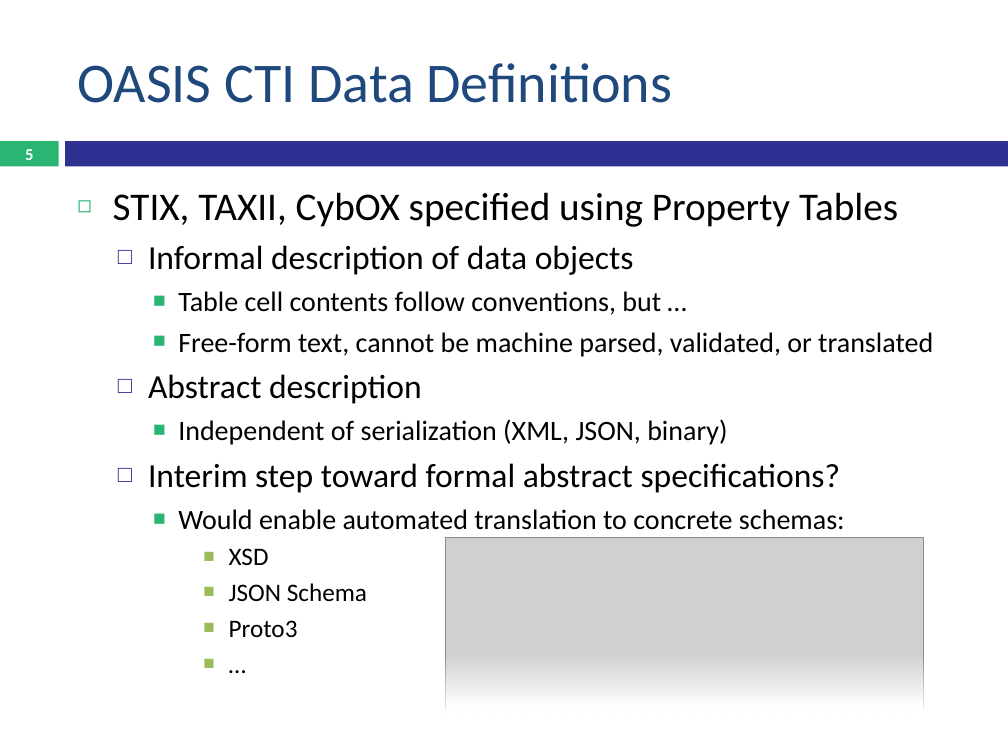
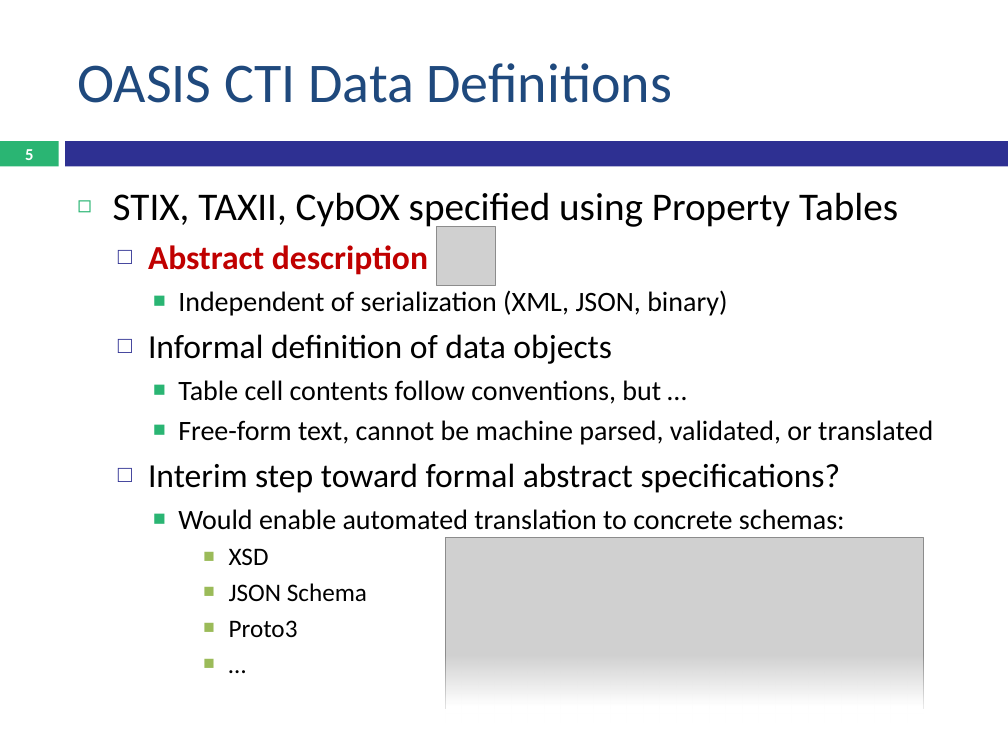
Before and after one commit to OpenC2-org/openc2-davaya, a slide deck: slide 5 of devel/OpenC2 Schema.pptx. Drawn at 1008x756 pixels with LibreOffice and Linux fonts; fonts in the diff are those of the drawing; grey boxes stand for pictures. Boxes give left, top, right and bottom in pixels: in the first picture for what was removed or moved away, otherwise in the second. Text is boxed around its words. In the diff, an @@ line names an element or a change of style, - is before the commit and + after.

```diff
--- a/devel/OpenC2 Schema.pptx
+++ b/devel/OpenC2 Schema.pptx
@@ picture added at (436, 227, 495, 285) @@
@@ text at (148, 245, 727, 364): text changed @@
-  □ Informal description of data objects
+  □ Abstract description
+    ■ Independent of serialization (XML, JSON, binary)
+  □ Informal definition of data objects
@@ text at (148, 374, 727, 445): paragraphs removed @@
-  □ Abstract description
-    ■ Independent of serialization (XML, JSON, binary)
```
Also in this commit, not shown: 1 other slide changed, 2 slides added, 8 other files.
